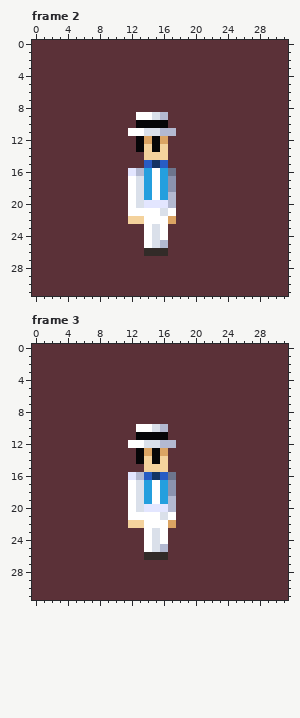
Pixel-art file: MJ/mj8bit_idle.aseprite. Above, as it was before the edit.
32x32 pixels, 3 frames. Shown: frame 2, frame 3.
And afterwards:
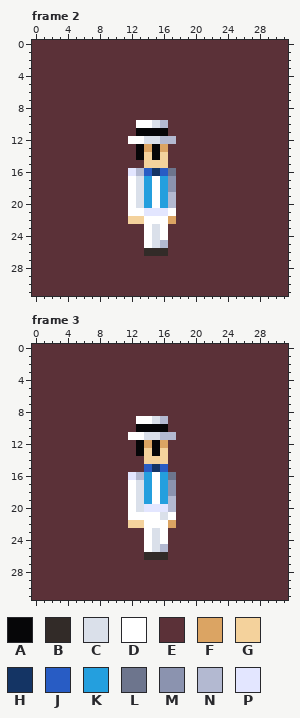
Palette (. is transparent): A #060608  B #322b28  C #dae0ea  D #ffffff  E #5b3138  F #dba463  G #f4d29c  H #143464  J #285cc4  K #249fde  L #6d758d  M #8b93af  N #b3b9d1  P #e3e6ff
From the commit log: changed frames order
The edit:
Changed rows in their new state; - is an unchanged pixel.
Frame 2:
first column x 12:
 9 -EEEE-
10 -DDCN-
11 EAAAAE
12 DDCCNN
13 --F-F-
14 -A-A--
15 --GGG-
16 --JHJ-
first column x 14:
20 KDK
21 PPP
Frame 3:
first column x 12:
 9 -DDCN-
10 -AAAA-
11 DDCCNN
12 EAFAFE
13 --G-G-
14 -E-G--
15 --JHJ-
16 --KDK-
Changed places in both pictures, as pixel boxes (x1, y1, x2, y2):
changed: (128, 112, 176, 216)
changed: (128, 416, 176, 480)
